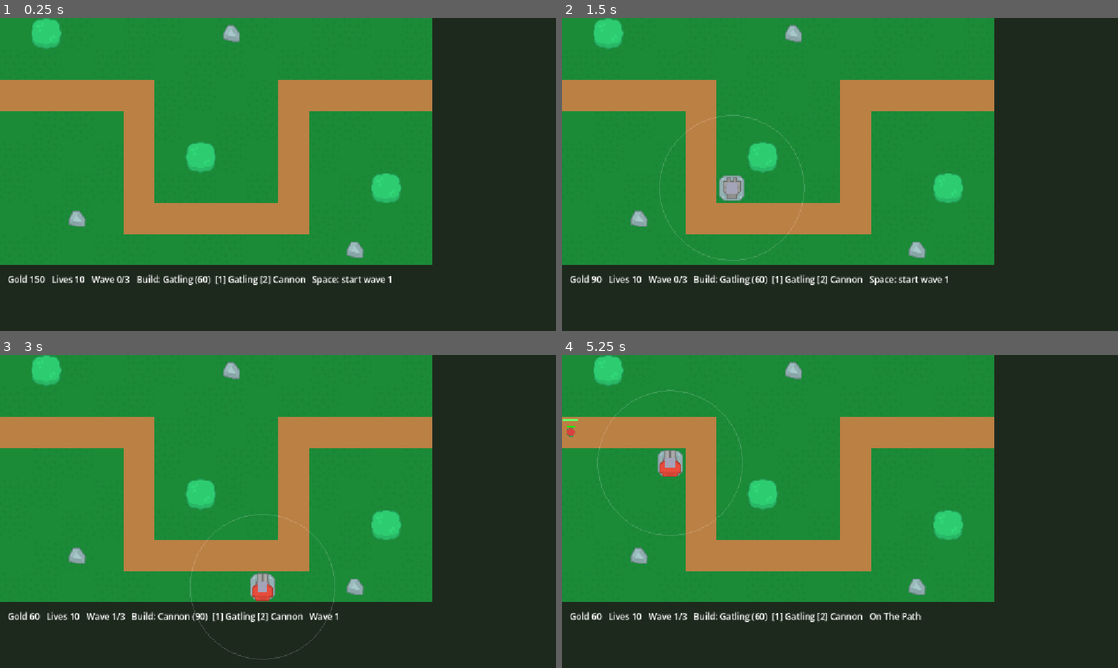
Above: before the commit, frames 1-4 (two rows, left to right).
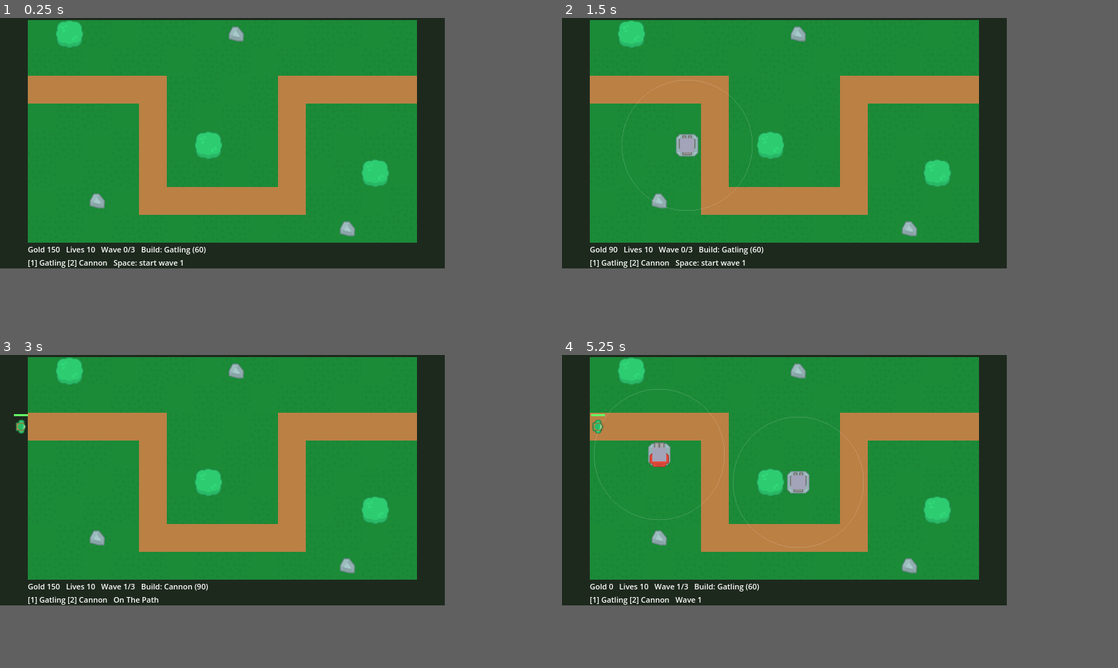
Above: after the commit, the same moments.

Repository: Stan-Stani/github-game-off-2026
Game: Godot game, scene res://examples/lite_demo.tscn
The game is run twice, just before and just after one commit, with the same random seed, the same clock (stepped at 60 frames per second) and the same inputs.
Inputs (mouse positions are in pixels of both pictures, inside the frame that each line leads up to):
- Up to frame 1 (0.25 s): no input
- Up to frame 2 (1.5 s): tap Enter at 0.5 s; move the mouse to (962, 158) at 0.52 s; tap R at 0.6, 1.35 s; click (962, 158) at 0.67 s; tap Space at 0.77 s; move the mouse to (728, 190) at 1.27 s; click (728, 190) at 1.42 s
- Up to frame 3 (3 s): tap Space at 1.52, 2.75 s; move the mouse to (333, 442) at 2.02 s; tap 1 at 2.1 s; click (333, 442) at 2.17 s; tap R at 2.3 s; move the mouse to (250, 574) at 2.77 s; tap 2 at 2.85 s; click (250, 574) at 2.92 s
- Up to frame 4 (5.25 s): tap Space at 3.02, 3.77, 4.52 s; tap R at 3.05, 3.6, 4.35 s; tap Enter at 3.5 s; move the mouse to (1006, 558) at 3.52 s; click (1006, 558) at 3.67 s; move the mouse to (673, 464) at 4.27 s; click (673, 464) at 4.42 s; move the mouse to (867, 511) at 5.02 s; tap 1 at 5.1 s; click (867, 511) at 5.17 s
In our replay, the window is 800x450 before the commit and 640x360 after it. These sizes can differ from the game's own. Grey fills any space a smaller window leaves; there, only what the larger window draws over its background counts as a difference.

The runs differ from the first frame. In frame 1, 22% of the frame differs, in the area x 0-78%, y 0-86%; in frame 2, 22%; in frame 3, 22%; in frame 4, 23%.

Commit message:
Fit the demo to a 640x360 canvas
- Set the viewport to 640x360 and add an empty main.tscn
- Shrink map cells from 64px to 40px and scale ranges, splash and
  speeds by the same factor so balance is unchanged
- Centre the map with a two-line status bar beneath it, size sprites
  from the cell size, use enemy scale from content.json, and hide the
  enemy debug circles that covered the sprites
- Restore td_core's MIT LICENSE next to the scripts in assets/scripts/

Co-Authored-By: Claude Opus 5.5 <noreply@anthropic.com>
Claude-Session: https://claude.ai/code/session_01NXJRUiXnWnwa4GdNK1HP3T

Diff:
--- a/examples/data/content.json
+++ b/examples/data/content.json
@@ -9,29 +9,29 @@
    "desc": "Fast bullets. Hits ground and air.",
    "cost": 60,
    "damage": 4,
-   "range": 150,
+   "range": 94,
    "interval": 0.32,
    "targeting": "first",
    "projectile": "bullet",
    "hotkey": 1,
    "sprite": {
-    "turret": "tur_gun",
-    "tint": "#ffffff"
+	"turret": "tur_gun",
+	"tint": "#ffffff"
    },
    "sfx": "shot_gun",
    "levels": [
-    {
-     "cost": 55,
-     "damage": 6,
-     "range": 165,
-     "interval": 0.28
-    },
-    {
-     "cost": 110,
-     "damage": 9,
-     "range": 180,
-     "interval": 0.22
-    }
+	{
+	 "cost": 55,
+	 "damage": 6,
+	 "range": 103,
+	 "interval": 0.28
+	},
+	{
+	 "cost": 110,
+	 "damage": 9,
+	 "range": 112,
+	 "interval": 0.22
+	}
    ]
   },
   {
@@ -40,33 +40,33 @@
    "desc": "Heavy shells with splash. Ground only.",
    "cost": 90,
    "damage": 16,
-   "range": 150,
+   "range": 94,
    "interval": 1.3,
-   "splash": 64,
+   "splash": 40,
    "hits_air": false,
    "targeting": "strongest",
    "projectile": "shell",
    "hotkey": 2,
    "sprite": {
-    "turret": "tur_heavy_red",
-    "tint": "#ffffff"
+	"turret": "tur_heavy_red",
+	"tint": "#ffffff"
    },
    "sfx": "shot_cannon",
    "levels": [
-    {
-     "cost": 80,
-     "damage": 26,
-     "range": 160,
-     "interval": 1.2,
-     "splash": 72
-    },
-    {
-     "cost": 150,
-     "damage": 40,
-     "range": 175,
-     "interval": 1.05,
-     "splash": 84
-    }
+	{
+	 "cost": 80,
+	 "damage": 26,
+	 "range": 100,
+	 "interval": 1.2,
+	 "splash": 45
+	},
+	{
+	 "cost": 150,
+	 "damage": 40,
+	 "range": 109,
+	 "interval": 1.05,
+	 "splash": 52
+	}
    ]
   }
  ],
@@ -75,7 +75,7 @@
    "id": "soldier",
    "name": "Soldier",
    "hp": 20,
-   "speed": 70,
+   "speed": 44,
    "bounty": 4,
    "sprite": "soldier_green",
    "scale": 1.55
@@ -84,7 +84,7 @@
    "id": "scout",
    "name": "Scout",
    "hp": 13,
-   "speed": 125,
+   "speed": 78,
    "bounty": 3,
    "sprite": "soldier_brown",
    "scale": 1.4
@@ -93,41 +93,41 @@
  "waves": [
   {
    "groups": [
-    {
-     "enemy": "soldier",
-     "count": 6,
-     "interval": 0.9
-    }
+	{
+	 "enemy": "soldier",
+	 "count": 6,
+	 "interval": 0.9
+	}
    ],
    "bonus": 20
   },
   {
    "groups": [
-    {
-     "enemy": "soldier",
-     "count": 8,
-     "interval": 0.7
-    },
-    {
-     "enemy": "scout",
-     "count": 4,
-     "interval": 0.5
-    }
+	{
+	 "enemy": "soldier",
+	 "count": 8,
+	 "interval": 0.7
+	},
+	{
+	 "enemy": "scout",
+	 "count": 4,
+	 "interval": 0.5
+	}
    ],
    "bonus": 25
   },
   {
    "groups": [
-    {
-     "enemy": "scout",
-     "count": 10,
-     "interval": 0.45
-    },
-    {
-     "enemy": "soldier",
-     "count": 8,
-     "interval": 0.6
-    }
+	{
+	 "enemy": "scout",
+	 "count": 10,
+	 "interval": 0.45
+	},
+	{
+	 "enemy": "soldier",
+	 "count": 8,
+	 "interval": 0.6
+	}
    ],
    "bonus": 0
   }
@@ -135,57 +135,57 @@
  "map": {
   "cols": 14,
   "rows": 8,
-  "cell": 64,
+  "cell": 40,
   "path": [
    [
-    -1,
-    2
+	-1,
+	2
    ],
    [
-    4,
-    2
+	4,
+	2
    ],
    [
-    4,
-    6
+	4,
+	6
    ],
    [
-    9,
-    6
+	9,
+	6
    ],
    [
-    9,
-    2
+	9,
+	2
    ],
    [
-    14,
-    2
+	14,
+	2
    ]
   ],
   "blocked": [
    [
-    1,
-    0
+	1,
+	0
    ],
    [
-    7,
-    0
+	7,
+	0
    ],
    [
-    12,
-    5
+	12,
+	5
    ],
    [
-    2,
-    6
+	2,
+	6
    ],
    [
-    6,
-    4
+	6,
+	4
    ],
    [
-    11,
-    7
+	11,
+	7
    ]
   ]
  }
--- a/examples/lite_demo.gd
+++ b/examples/lite_demo.gd
@@ -9,6 +9,7 @@
 var info: Label
 var status: String = ""
 var _tex: Dictionary = {}
+const HUD_H: float = 34.0 ## status bar height under the map
 
 func tex(n: String) -> Texture2D:
 	if not _tex.has(n):
@@ -17,9 +18,9 @@
 
 func _ready() -> void:
 	info = Label.new()
-	info.position = Vector2(16, 528)
-	info.add_theme_font_size_override("font_size", 18)
+	info.add_theme_font_size_override("font_size", 11)
 	add_child(info)
+	get_viewport().size_changed.connect(_layout)
 	restart()
 
 func restart() -> void:
@@ -29,9 +30,18 @@
 	spawner = TDWaveSpawner.new()
 	spawner.configure(content)
 	add_child(spawner)
+	spawner.enemy_spawned.connect(func(en: TDEnemy) -> void: en.debug_draw = false) # the demo draws its own sprite + hp bar
 	spawner.all_waves_cleared.connect(func() -> void: status = "VICTORY! Press R to play again")
 	spawner.economy.defeated.connect(func() -> void: status = "DEFEAT - press R to retry")
 	status = "Space: start wave 1"
+	_layout()
+
+## Centres the map + status bar in the viewport.
+func _layout() -> void:
+	var map_px: Vector2 = spawner.map.size_px()
+	var view: Vector2 = get_viewport_rect().size
+	position = ((view - Vector2(map_px.x, map_px.y + HUD_H)) / 2.0).max(Vector2.ZERO).floor()
+	info.position = Vector2(0, map_px.y + 2)
 
 ## Builds the selected tower at a map cell. Returns true on success.
 func build_at(c: Vector2i) -> bool:
@@ -57,13 +67,13 @@
 			KEY_R: restart()
 	var mb: InputEventMouseButton = event as InputEventMouseButton
 	if mb != null and mb.pressed:
-		var c: Vector2i = spawner.map.cell_at(get_global_mouse_position())
+		var c: Vector2i = spawner.map.cell_at(get_local_mouse_position())
 		if mb.button_index == MOUSE_BUTTON_LEFT: build_at(c)
 		elif mb.button_index == MOUSE_BUTTON_RIGHT: sell_at(c)
 
 func _process(_d: float) -> void:
 	var e: TDEconomy = spawner.economy
-	info.text = "Gold %d   Lives %d   Wave %d/%d   Build: %s (%d)  [1] Gatling [2] Cannon   %s" % [
+	info.text = "Gold %d   Lives %d   Wave %d/%d   Build: %s (%d)\n[1] Gatling [2] Cannon   %s" % [
 		e.gold, e.lives, spawner.wave_index + 1, spawner.waves.size(), content.tower_def(build_id).get("name", build_id),
 		content.tower_cost(build_id), status]
 	queue_redraw()
@@ -71,7 +81,7 @@
 func _draw() -> void:
 	var m: TDMap = spawner.map
 	var cs: float = m.cell_px
-	draw_rect(Rect2(0, 0, 1280, 720), Color(0.12, 0.16, 0.12))
+	draw_rect(Rect2(-position, get_viewport_rect().size), Color(0.12, 0.16, 0.12))
 	for y: int in m.rows:
 		for x: int in m.cols:
 			var c: Vector2i = Vector2i(x, y)
@@ -84,13 +94,14 @@
 		draw_texture_rect(tex("bush_big" if i % 2 == 0 else "rock_a"), Rect2(Vector2(c) * cs, Vector2(cs, cs)), false)
 		i += 1
 	for t: TDTower in spawner.towers:
-		var r: Rect2 = Rect2(t.position - Vector2(32, 32), Vector2(64, 64))
+		var r: Rect2 = Rect2(t.position - Vector2(cs, cs) / 2.0, Vector2(cs, cs))
 		draw_texture_rect(tex("base_1"), r, false)
 		draw_set_transform(t.position, t.aim_angle + PI / 2.0)
-		draw_texture_rect(tex("tur_gun" if t.id == &"gun" else "tur_heavy_red"), Rect2(-32, -32, 64, 64), false)
+		draw_texture_rect(tex("tur_gun" if t.id == &"gun" else "tur_heavy_red"), Rect2(-cs / 2.0, -cs / 2.0, cs, cs), false)
 		draw_set_transform(Vector2.ZERO)
 	for en: TDEnemy in spawner.enemies:
 		draw_set_transform(en.position, en.heading)
-		draw_texture_rect(tex("soldier_green" if en.id == &"soldier" else "soldier_brown"), Rect2(-24, -24, 48, 48), false)
+		var es: float = cs * 0.75 * float(content.enemies.get(en.id, {}).get("scale", 1.0))
+		draw_texture_rect(tex("soldier_green" if en.id == &"soldier" else "soldier_brown"), Rect2(-es / 2.0, -es / 2.0, es, es), false)
 		draw_set_transform(Vector2.ZERO)
-		draw_rect(Rect2(en.position + Vector2(-16, -28), Vector2(32.0 * clampf(en.hp / en.max_hp, 0.0, 1.0), 4)), Color(0.4, 1, 0.4))
+		draw_rect(Rect2(en.position + Vector2(-cs * 0.25, -cs * 0.44), Vector2(cs * 0.5 * clampf(en.hp / en.max_hp, 0.0, 1.0), 3)), Color(0.4, 1, 0.4))
--- a/examples/lite_demo.tscn
+++ b/examples/lite_demo.tscn
@@ -1,6 +1,6 @@
-[gd_scene load_steps=2 format=3]
+[gd_scene format=3 uid="uid://d3cdvqltar1pe"]
 
-[ext_resource type="Script" path="res://examples/lite_demo.gd" id="1"]
+[ext_resource type="Script" uid="uid://bbkqn1c4oquhf" path="res://examples/lite_demo.gd" id="1"]
 
-[node name="LiteDemo" type="Node2D"]
+[node name="LiteDemo" type="Node2D" unique_id=529173937]
 script = ExtResource("1")
--- /dev/null
+++ b/main.tscn
@@ -0,0 +1,3 @@
+[gd_scene format=3 uid="uid://c6dt44lphsg7"]
+
+[node name="Main" type="Node2D" unique_id=1995679683]
--- a/project.godot
+++ b/project.godot
@@ -17,6 +17,8 @@
 
 [display]
 
+window/size/viewport_width=640
+window/size/viewport_height=360
 window/stretch/mode="canvas_items"
 window/stretch/aspect="expand"
 
